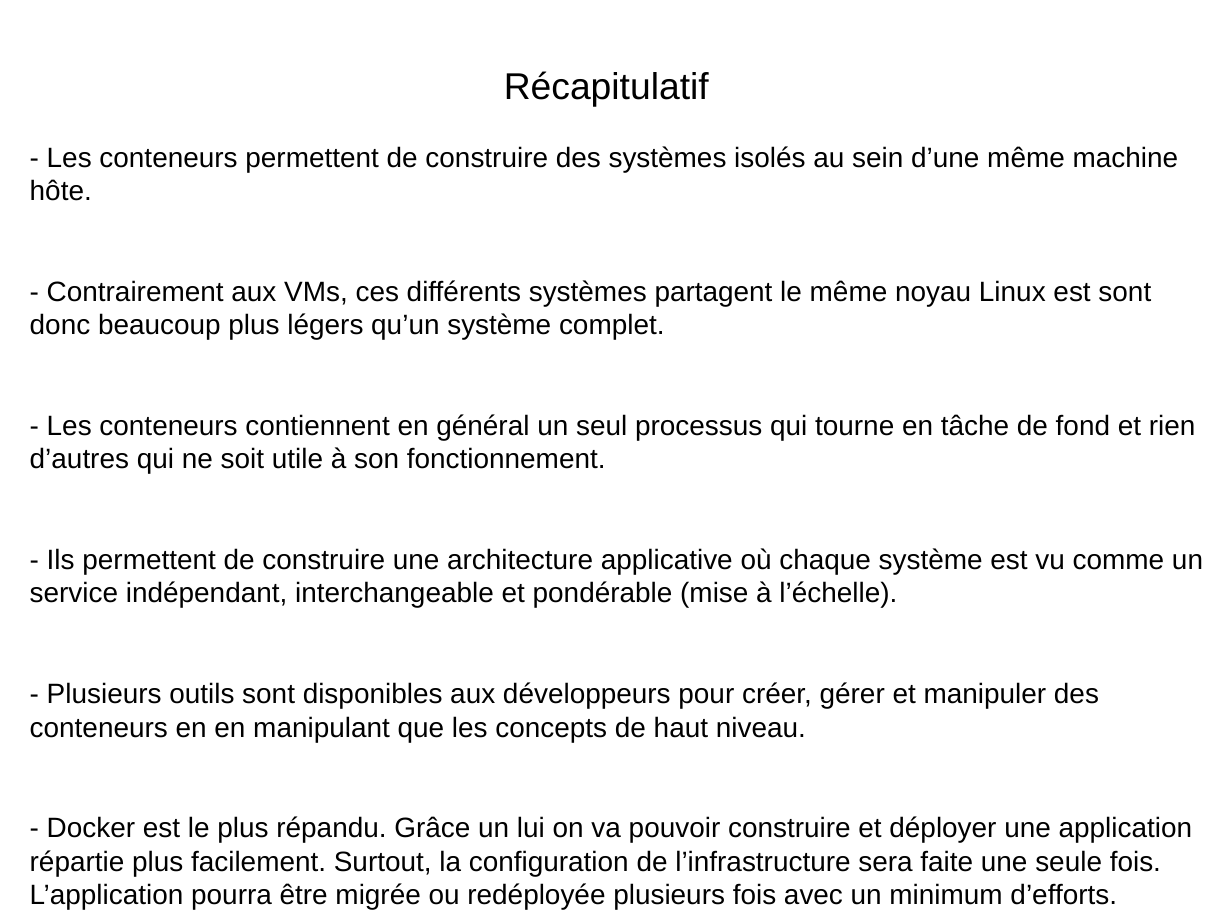
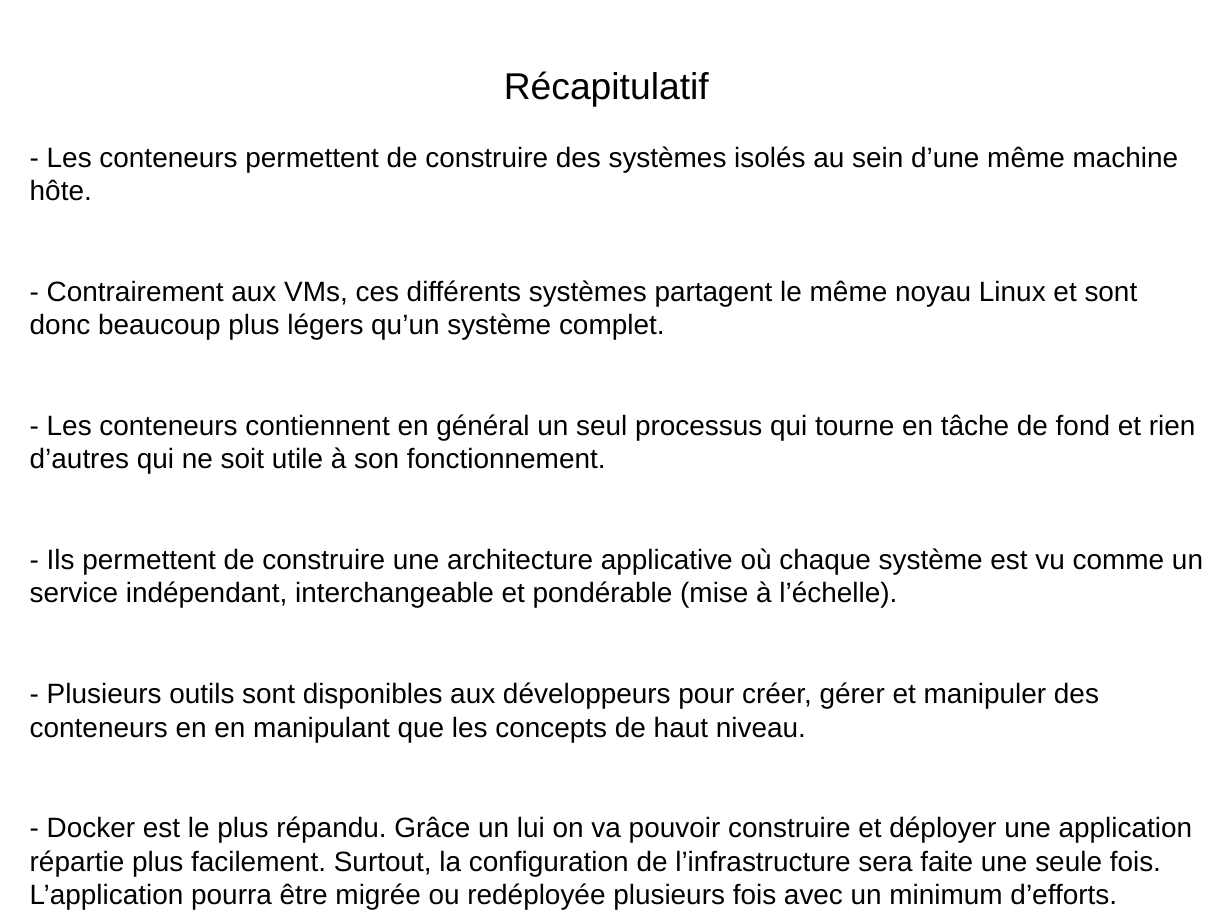
Before and after one commit to charleshuber/4t, a slide deck: slide 6 of presentation_smb215.odp. Drawn at 1232x924 pixels with LibreOffice and Linux fonts; fonts in the diff are those of the drawing. Boxes give left, top, right and bottom in pixels: in the first picture for what was removed or moved away, otherwise in the second. Text is boxed around its words. In the diff, an @@ line names an element or a change of style, - is before the commit and + after.

```diff
--- a/presentation_smb215.odp
+++ b/presentation_smb215.odp
@@ text at bbox=[47, 280, 1138, 306]: text changed @@
-- Contrairement aux VMs, ces différents systèmes partagent le même noyau Linux est sont
+- Contrairement aux VMs, ces différents systèmes partagent le même noyau Linux et sont
```
Also in this commit, not shown: 8 other slides changed, 3 slides added, 2 slides removed, 1 other file.
